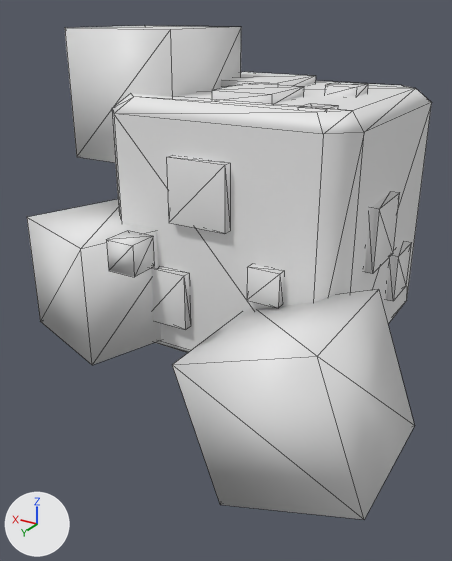
What one commit did to the FBX model Reference/Resources/Mesh/Animation/Effect/E_SP_Meteo.fbx.
The view is the same before and after, from a 50 mm camera at (-0.0113, 0.0228, 0.0087) aimed at (0.0005, 0.0031, -0.0011). The lights are fixed; the arrows at lower left show +X, +Y and +Z. Mesh edges are drawn as thin lines. Materials are left out; every surface is plain grey. Where no turn or scale is listed for an object, it has been applied to the vertices.

In view in the first picture: 'main_ball', 'sub_ball4', 'sub_ball5', 'sub_ball6', 'sub_ball8'.
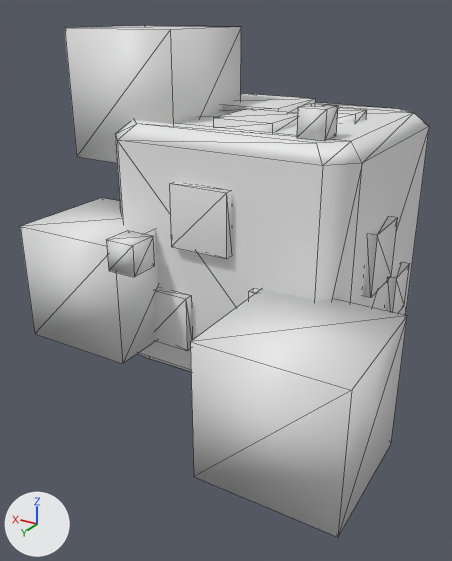
Changed parts and their boxes (x1, y1, x2, y2) in the pictures (452 x 561 px):
'main_ball', moved
    before: (112, 72, 432, 353)
    after: (115, 94, 429, 372)
'sub_ball5', turned
    before: (172, 289, 414, 520)
    after: (190, 289, 407, 537)
'sub_ball4', turned
    before: (27, 199, 162, 365)
    after: (20, 198, 158, 364)
'sub_ball7', unchanged, uncovered by the edit
    before: (298, 104, 338, 110)
    after: (297, 104, 338, 141)

Edits to the bpy script that builds the scene:
```text
Change ob_sub_ball5:
    ob_sub_ball5.rotation_euler: (0.0, 0.0, -1.92) -> (0.0, 0.0, 0.0)  # degrees (0, 0, -110) -> degrees (0, 0, 0)
Change ob_sub_ball4:
    ob_sub_ball4.rotation_euler: (0.0, -1.92, 0.0) -> (0.0, 0.0, 0.0)  # degrees (0, -110, 0) -> degrees (0, 0, 0)
Change ob_main_ball:
    ob_main_ball.location: (0.0, 0.0001, 0.00096) -> (0.0, 0.0, 0.0)
```
